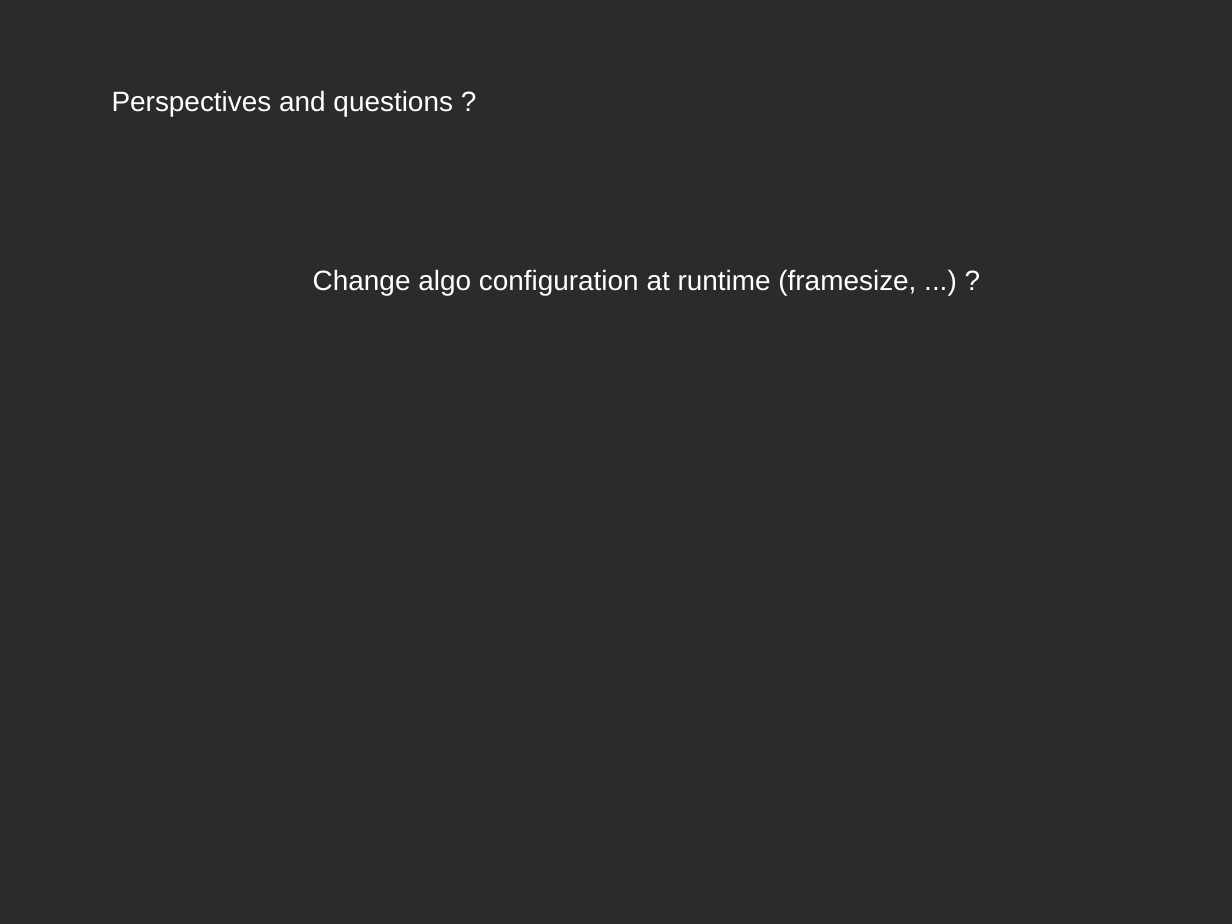
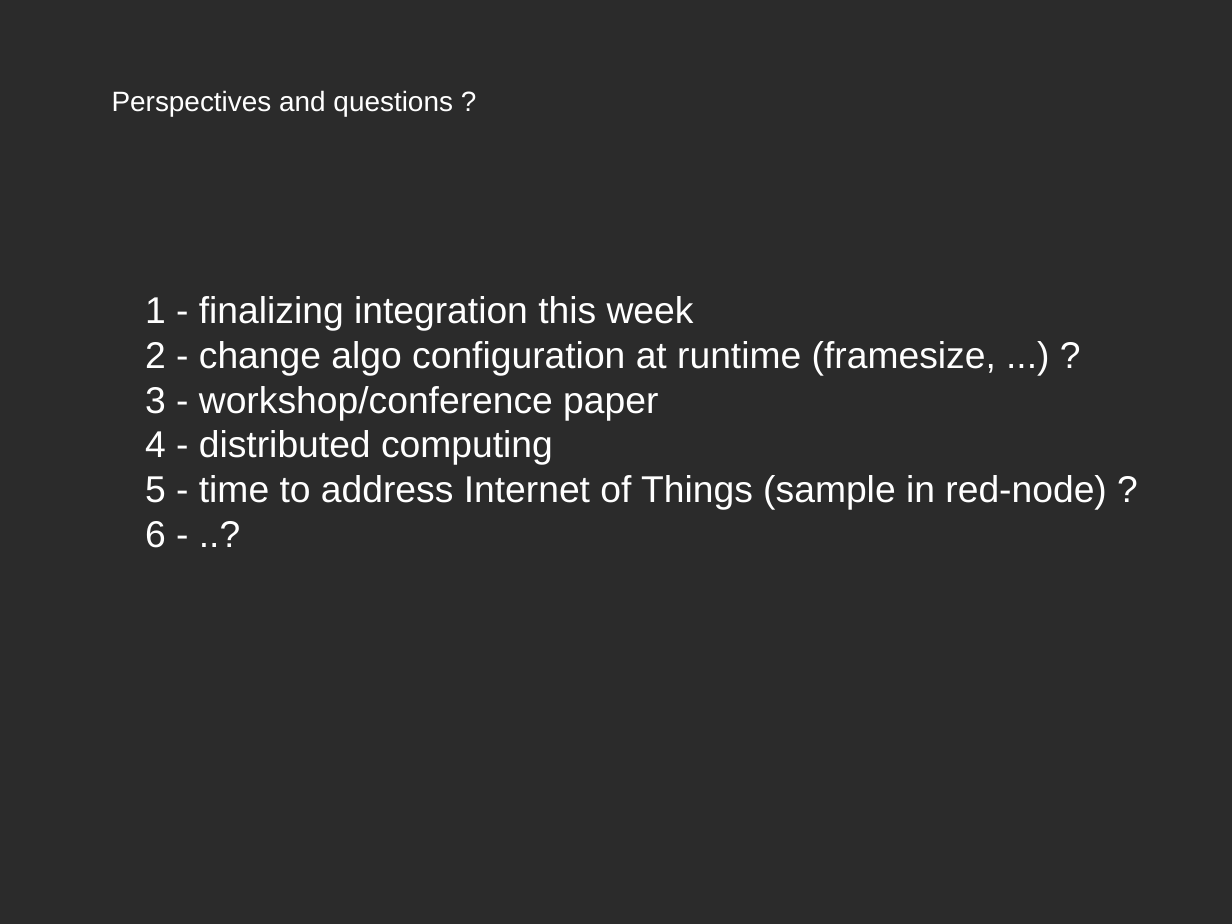
Before and after one commit to wearelumenai/distclus, a slide deck: slide 11 of algo.odp (slide 9 before the commit). Drawn at 1232x924 pixels with LibreOffice and Linux fonts; fonts in the diff are those of the drawing; background and template pictures are left out; a plain dark background stands for a picture behind light text. Boxes give left, top, right and bottom in pixels: in the first picture for what was removed or moved away, otherwise in the second. Text is boxed around its words. In the diff, an @@ line names an element or a change of style, - is before the commit and + after.

```diff
--- a/algo.odp
+++ b/algo.odp
@@ text removed at [313,269,916,295] @@
-Change algo configuration at runtime (framesize, ...) ?
@@ text added at [145,296,1107,548], 24 pt, text #FFFFFF @@
+1 - finalizing integration this week
+2 - change algo configuration at runtime (framesize, ...) ?
+3 - workshop/conference paper
+4 - distributed computing
+5 - time to address Internet of Things (sample in red-node) ?
+6 - ..?
```
Also in this commit, not shown: 5 other slides changed, 2 slides added.
